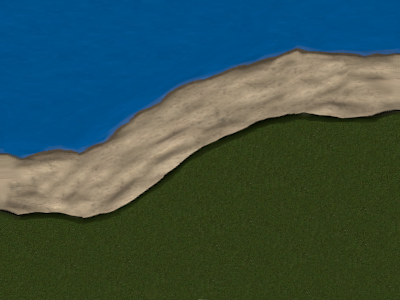
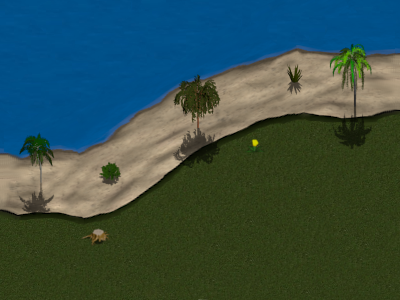
Two versions of the same layered image (w=400, h=300). Layer-by-layer changes:
added layer "Background copy#15" above "Background copy#4" over [98, 161, 122, 187]
added layer "Background copy#4" above "Background copy" over [244, 139, 265, 153]
added layer "Background copy" above "baum_schatten0001.png#17" over [80, 228, 110, 246]
added layer "baum_schatten0001.png#17" above "baum_schatten0001.png#10" over [329, 43, 372, 150]
added layer "baum_schatten0001.png#10" above "baum_schatten0001.png#30" over [173, 74, 221, 168]
added layer "baum_schatten0001.png#30" above "baum_schatten0001.png#38" over [18, 132, 55, 215]
added layer "baum_schatten0001.png#38" above "Background" over [286, 63, 303, 95]
